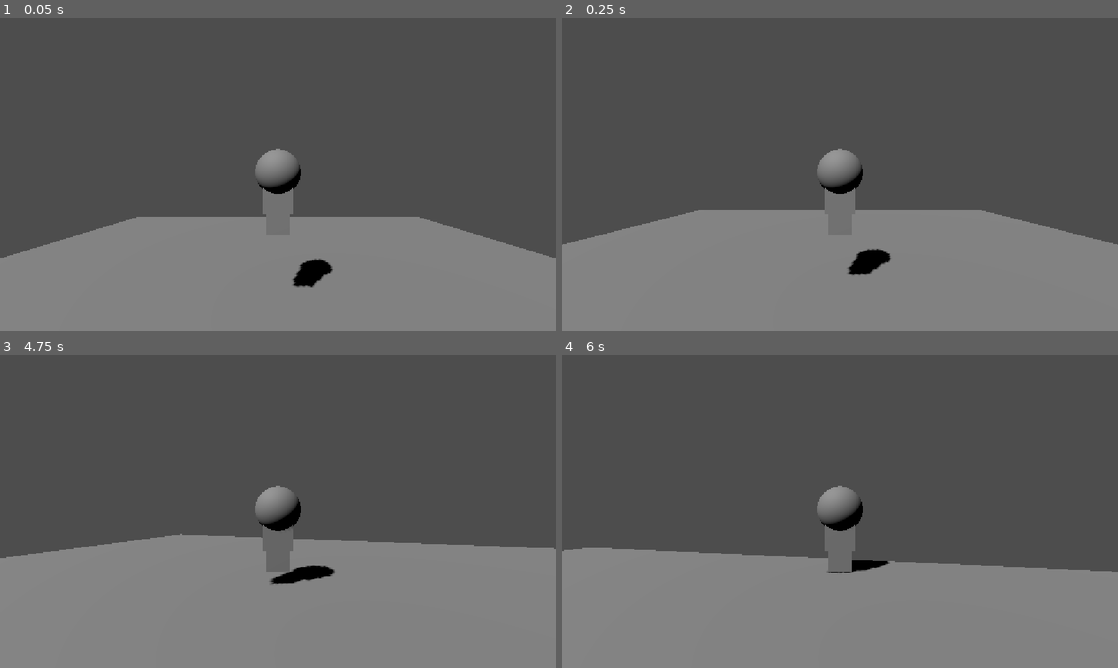
Above: before the commit, frames 1-4 (two rows, left to right).
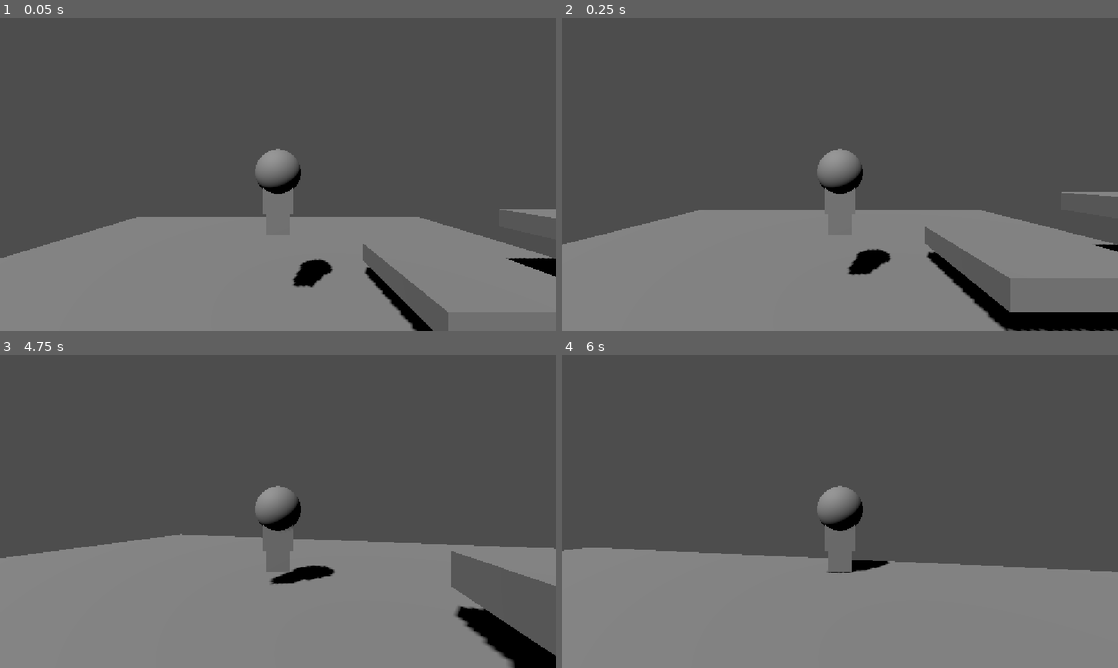
Above: after the commit, the same moments.

Repository: kkibbey/project-curio
Game: Godot game, scene res://scenes/playground.tscn
Same seed, same stepped clock (60 frames per second), same inputs: the game is played once before the commit and once after it.
Inputs (mouse positions are in pixels of both pictures, inside the frame that each line leads up to):
- Up to frame 1 (0.05 s): no input
- Up to frame 2 (0.25 s): no input
- Up to frame 3 (4.75 s): move the mouse to (305, 511) at 0.52 s; hold W (move_forward) from 0.53 s (still down); tap Space (jump) at 0.77, 1.52, 3.02, 3.77, 4.25, 4.52 s; move the mouse to (250, 511) at 1.27 s; move the mouse to (289, 505) at 2.02 s; move the mouse to (272, 517) at 2.77 s; tap Enter at 3.5 s; move the mouse to (316, 514) at 3.52 s; move the mouse to (233, 508) at 4.27 s
- Up to frame 4 (6 s): move the mouse to (845, 511) at 5.02 s; move the mouse to (817, 505) at 5.77 s; release W (move_forward) at 5.78 s; hold D (move_right) from 5.78 s (still down)

The runs differ from the first frame. In frame 1, 2.1% of the frame differs, in the area x 65-100%, y 61-100%; in frame 2, 3.4%; in frame 3, 4.8%, in the area x 81-100%, y 62-100%; in frame 4, nothing differs.

Commit message:
build movement test lab

Diff:
--- /dev/null
+++ b/scenes/platform.tscn
@@ -0,0 +1,15 @@
+[gd_scene format=3 uid="uid://qew8tw4dd4f5"]
+
+[sub_resource type="BoxMesh" id="BoxMesh_rm7dq"]
+size = Vector3(3, 0.5, 3)
+
+[sub_resource type="BoxShape3D" id="BoxShape3D_qchbg"]
+size = Vector3(3, 0.5, 3)
+
+[node name="Platform" type="StaticBody3D" unique_id=514548509]
+
+[node name="MeshInstance3D" type="MeshInstance3D" parent="." unique_id=1878677825]
+mesh = SubResource("BoxMesh_rm7dq")
+
+[node name="CollisionShape3D" type="CollisionShape3D" parent="." unique_id=1884519745]
+shape = SubResource("BoxShape3D_qchbg")
--- a/scenes/playground.tscn
+++ b/scenes/playground.tscn
@@ -1,12 +1,19 @@
 [gd_scene format=3 uid="uid://blnsiduw7pr4j"]
 
 [ext_resource type="PackedScene" uid="uid://mdqkw864eq44" path="res://scenes/player.tscn" id="1_hddm4"]
+[ext_resource type="PackedScene" uid="uid://qew8tw4dd4f5" path="res://scenes/platform.tscn" id="2_qchbg"]
 
 [sub_resource type="BoxMesh" id="BoxMesh_rm7dq"]
 size = Vector3(20, 0.5, 20)
 
 [sub_resource type="BoxShape3D" id="BoxShape3D_seaco"]
 size = Vector3(20, 0.5, 20)
+
+[sub_resource type="BoxMesh" id="BoxMesh_seaco"]
+size = Vector3(1, 6, 6)
+
+[sub_resource type="BoxShape3D" id="BoxShape3D_d1cij"]
+size = Vector3(1, 6, 6)
 
 [node name="Playground" type="Node3D" unique_id=483644013]
 
@@ -24,3 +31,28 @@
 
 [node name="Player" parent="." unique_id=1217242226 instance=ExtResource("1_hddm4")]
 transform = Transform3D(1, 0, 0, 0, 1, 0, 0, 0, 1, 0, 2, 0)
+
+[node name="Platform" parent="." unique_id=514548509 instance=ExtResource("2_qchbg")]
+transform = Transform3D(1, 0, 0, 0, 1, 0, 0, 0, 1, 4, 1, 0)
+
+[node name="Platform2" parent="." unique_id=1235745544 instance=ExtResource("2_qchbg")]
+transform = Transform3D(1, 0, 0, 0, 1, 0, 0, 0, 1, 8, 2, 0)
+
+[node name="Platform3" parent="." unique_id=38538961 instance=ExtResource("2_qchbg")]
+transform = Transform3D(1, 0, 0, 0, 1, 0, 0, 0, 1, 12, 3, 0)
+
+[node name="GapJump" parent="." unique_id=1851386703 instance=ExtResource("2_qchbg")]
+transform = Transform3D(1, 0, 0, 0, 1, 0, 0, 0, 1, 18, 3, 0)
+
+[node name="SecretLedge" parent="." unique_id=1710260406 instance=ExtResource("2_qchbg")]
+transform = Transform3D(1.5, 0, 0, 0, 1, 0, 0, 0, 1.2, 12, -5, 4)
+
+[node name="WallTest" type="StaticBody3D" parent="." unique_id=497812241]
+
+[node name="MeshInstance3D" type="MeshInstance3D" parent="WallTest" unique_id=339999374]
+transform = Transform3D(1, 0, 0, 0, 1, 0, 0, 0, 1, 24, 3, 0)
+mesh = SubResource("BoxMesh_seaco")
+
+[node name="CollisionShape3D" type="CollisionShape3D" parent="WallTest" unique_id=1519129552]
+transform = Transform3D(1, 0, 0, 0, 1, 0, 0, 0, 1, 24, 3, 0)
+shape = SubResource("BoxShape3D_d1cij")
